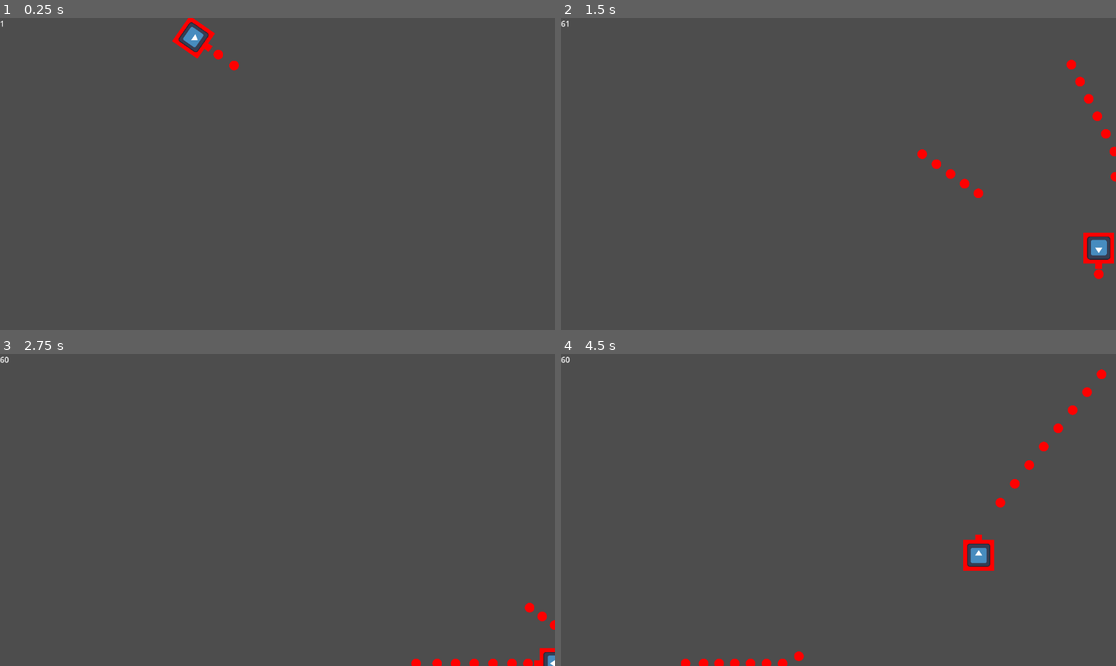
Above: before the commit, frames 1-4 (two rows, left to right).
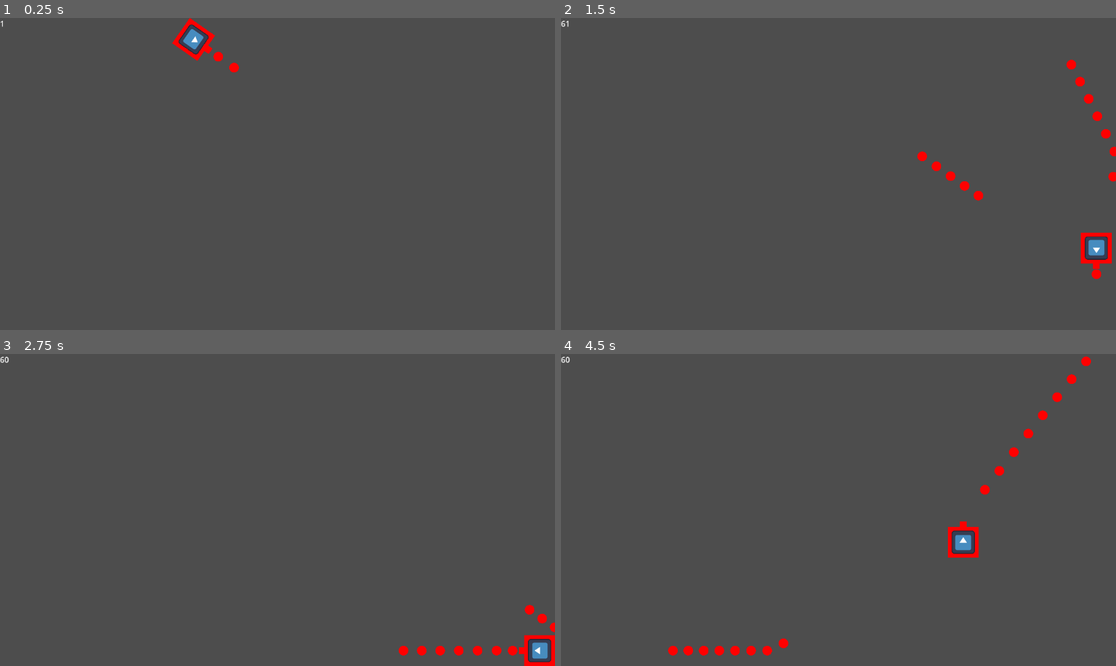
Above: after the commit, the same moments.

Repository: lukemcneil/godot-shooter-game
Game: Godot game, scene res://main.tscn
The game is run twice, just before and just after one commit, with the same random seed, the same clock (stepped at 60 frames per second) and the same inputs. The engine's default icon, where the game draws it, is replaced by a stand-in: a white triangle on a blue panel in a dark square.
Inputs:
- Up to frame 1 (0.25 s): no input
- Up to frame 2 (1.5 s): tap Enter (join) at 0.5, 0.6 s; hold D (move_right) 0.53-1.28 s; hold S (move_down) from 1.28 s (still down); tap Down (look_down) at 1.35 s
- Up to frame 3 (2.75 s): release S (move_down) at 2.03 s; hold D (move_right) from 2.03 s (still down); tap Left (look_left) at 2.1 s
- Up to frame 4 (4.5 s): release D (move_right) at 2.78 s; hold W (move_up) 2.78-3.53 s; tap Right (look_right) at 2.85 s; hold A (move_left) from 3.53 s (still down); tap Up (look_up) at 3.6 s; tap Space (toggle_shoot) at 4.35 s

The runs differ from the first frame. In frame 1, 0.4% of the frame differs, in the area x 30-44%, y 0-18%; in frame 2, 0.5%; in frame 3, 1.1%; in frame 4, 2.2%, in the area x 19-99%, y 0-100%.

Commit message:
add walls

Diff:
--- a/bullet.tscn
+++ b/bullet.tscn
@@ -11,6 +11,8 @@
 radius = 48.0
 
 [node name="Bullet" type="RigidBody2D" groups=["bullets"]]
+collision_layer = 2
+collision_mask = 3
 physics_material_override = SubResource("PhysicsMaterial_oouwr")
 gravity_scale = 0.0
 script = ExtResource("1_utgbp")
--- a/main.tscn
+++ b/main.tscn
@@ -1,7 +1,18 @@
-[gd_scene load_steps=3 format=3 uid="uid://b1gvpl3oxt31c"]
+[gd_scene load_steps=7 format=3 uid="uid://b1gvpl3oxt31c"]
 
 [ext_resource type="Script" path="res://player_manager.gd" id="1_5icx1"]
 [ext_resource type="Script" path="res://main.gd" id="1_tkpq6"]
+
+[sub_resource type="WorldBoundaryShape2D" id="WorldBoundaryShape2D_83n81"]
+normal = Vector2(0, 1)
+
+[sub_resource type="WorldBoundaryShape2D" id="WorldBoundaryShape2D_syubo"]
+normal = Vector2(1, 0)
+
+[sub_resource type="WorldBoundaryShape2D" id="WorldBoundaryShape2D_musug"]
+
+[sub_resource type="WorldBoundaryShape2D" id="WorldBoundaryShape2D_ac5br"]
+normal = Vector2(-1, 0)
 
 [node name="Main" type="Node"]
 script = ExtResource("1_tkpq6")
@@ -12,3 +23,21 @@
 [node name="FPS" type="Label" parent="."]
 offset_right = 40.0
 offset_bottom = 23.0
+
+[node name="StaticBody2D" type="StaticBody2D" parent="."]
+collision_layer = 4
+collision_mask = 0
+
+[node name="CollisionShape2D" type="CollisionShape2D" parent="StaticBody2D"]
+shape = SubResource("WorldBoundaryShape2D_83n81")
+
+[node name="CollisionShape2D2" type="CollisionShape2D" parent="StaticBody2D"]
+shape = SubResource("WorldBoundaryShape2D_syubo")
+
+[node name="CollisionShape2D3" type="CollisionShape2D" parent="StaticBody2D"]
+position = Vector2(1152, 648)
+shape = SubResource("WorldBoundaryShape2D_musug")
+
+[node name="CollisionShape2D4" type="CollisionShape2D" parent="StaticBody2D"]
+position = Vector2(1152, 648)
+shape = SubResource("WorldBoundaryShape2D_ac5br")
--- a/player.gd
+++ b/player.gd
@@ -45,7 +45,7 @@
 
 func _process(delta):
 	var move = input.get_vector("move_left", "move_right", "move_up", "move_down")
-	position += move * delta * speed
+	move_and_collide(move * delta * speed)
 	position = position.clamp(Vector2.ZERO, screen_size)
 
 	var look: Vector2 = input.get_vector("look_left", "look_right", "look_up", "look_down")
@@ -67,7 +67,7 @@
 	bullet.init($BulletSpawnMarker.global_position, rotation, color, player)
 	get_parent().add_child(bullet)
 
-func _on_player_area_body_entered(body):
+func _on_player_hit_box_body_entered(body):
 	if body.is_in_group("bullets") and not invincible:
 		body.queue_free()
 		health -= 1
--- a/player.tscn
+++ b/player.tscn
@@ -19,6 +19,7 @@
 "
 
 [node name="Player" type="CharacterBody2D"]
+collision_mask = 5
 script = ExtResource("1_p6cnv")
 speed = 300
 bullet_scene = ExtResource("2_jmf6l")
@@ -27,10 +28,11 @@
 [node name="CollisionShape2D" type="CollisionShape2D" parent="."]
 shape = SubResource("RectangleShape2D_5rjjo")
 
-[node name="PlayerArea" type="Area2D" parent="."]
+[node name="PlayerHitBox" type="Area2D" parent="."]
+collision_mask = 3
 script = SubResource("GDScript_7ge7v")
 
-[node name="CollisionShape2D2" type="CollisionShape2D" parent="PlayerArea"]
+[node name="CollisionShape2D2" type="CollisionShape2D" parent="PlayerHitBox"]
 shape = SubResource("RectangleShape2D_5rjjo")
 
 [node name="BulletSpawnMarker" type="Marker2D" parent="."]
@@ -56,5 +58,5 @@
 
 [node name="ShootTimer" type="Timer" parent="."]
 
-[connection signal="body_entered" from="PlayerArea" to="." method="_on_player_area_body_entered"]
+[connection signal="body_entered" from="PlayerHitBox" to="." method="_on_player_hit_box_body_entered"]
 [connection signal="timeout" from="ShootTimer" to="." method="_on_shoot_timer_timeout"]
